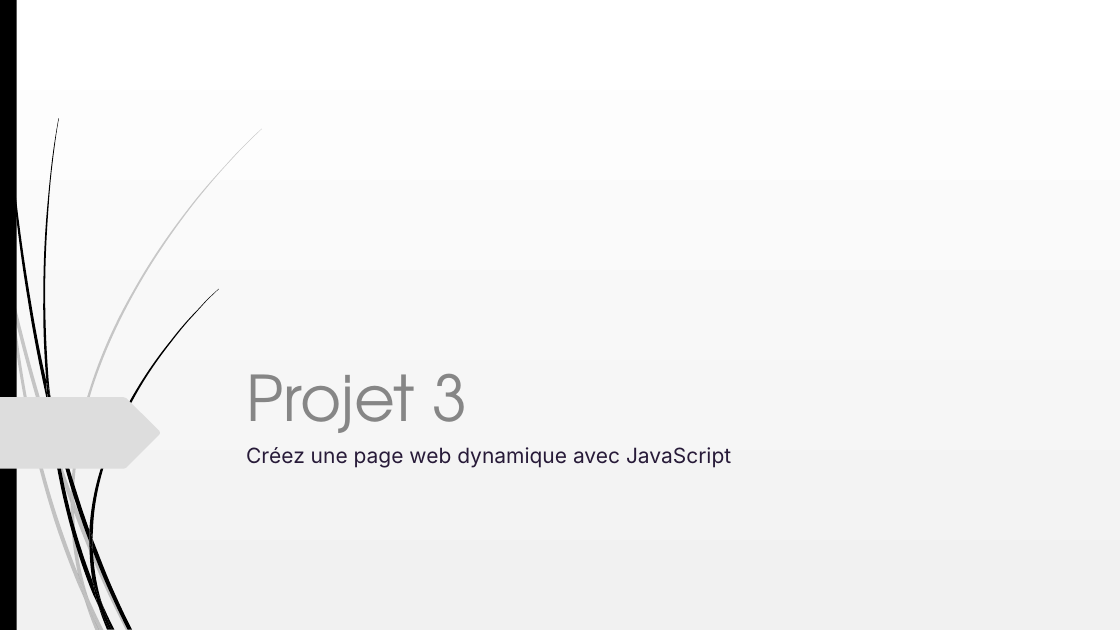
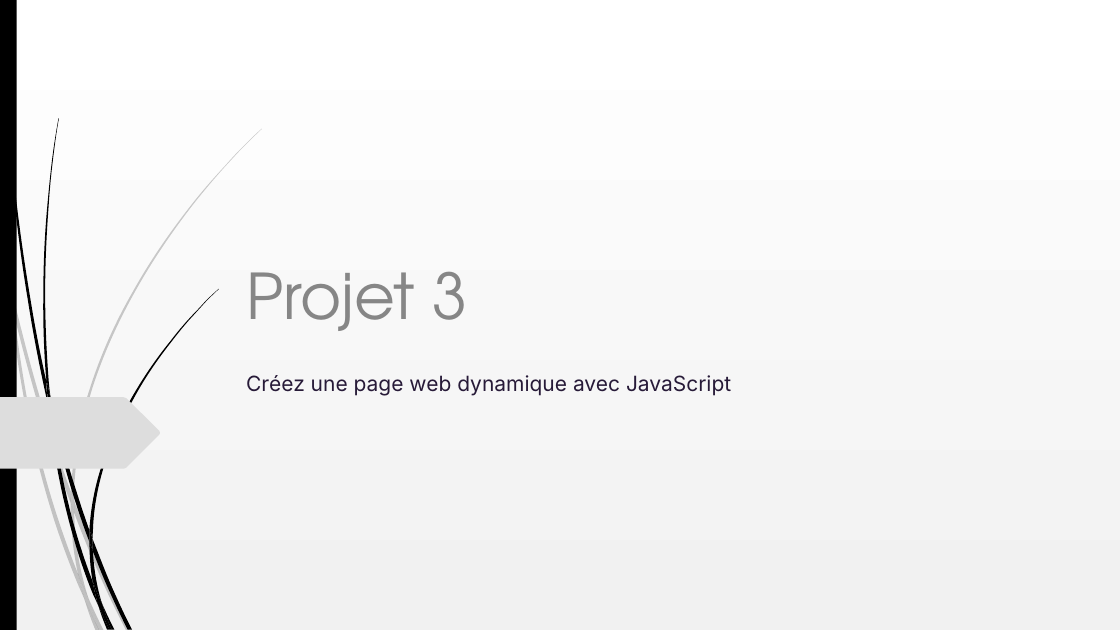
Before and after one commit to Oleome/Portfolio-architecte-sophie-bluel, a slide deck: slide 1 of Projet 3.ppt. Drawn at 1120x630 pixels with LibreOffice and Linux fonts; fonts in the diff are those of the drawing. Boxes give left, top, right and bottom in pixels: in the first picture for what was removed or moved away, otherwise in the second. Text is boxed around its words. In the diff, an @@ line names an element or a change of style, - is before the commit and + after.

```diff
--- a/Projet 3.ppt
+++ b/Projet 3.ppt
@@ title "Projet 3" rewrapped from (246, 374, 468, 451) to (246, 272, 468, 331) @@
@@ subtitle "Créez une page web dynamique ...": place and size @@
-subtitle "Créez une page web dynamique ..." at (246, 447, 731, 468)
+subtitle "Créez une page web dynamique ..." at (246, 375, 731, 396)
```
Also in this commit, not shown: 3 other slides changed.
